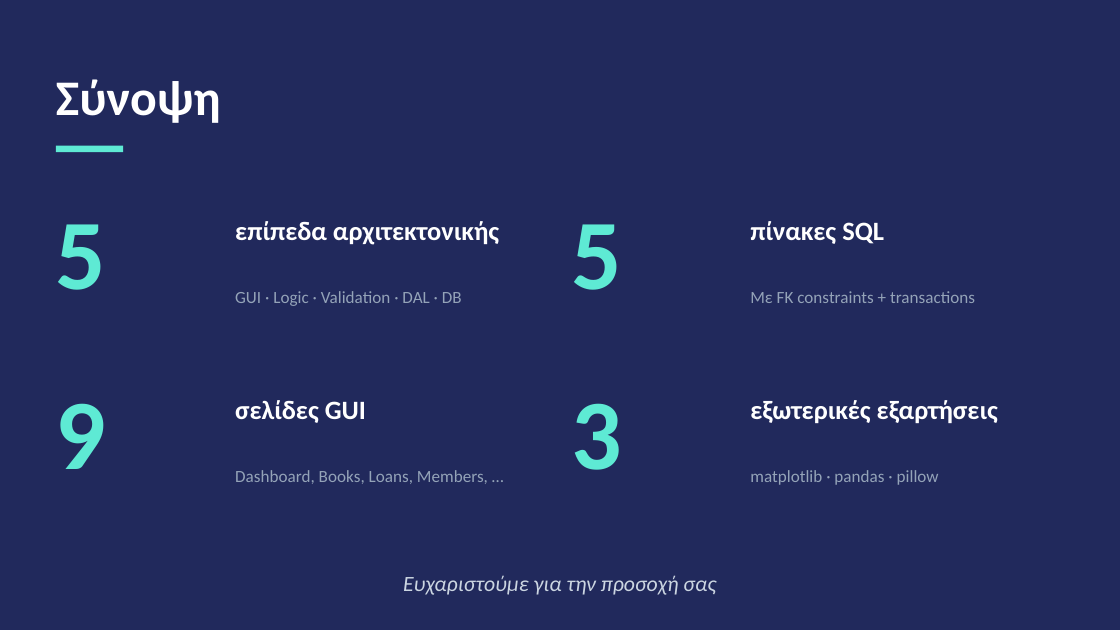
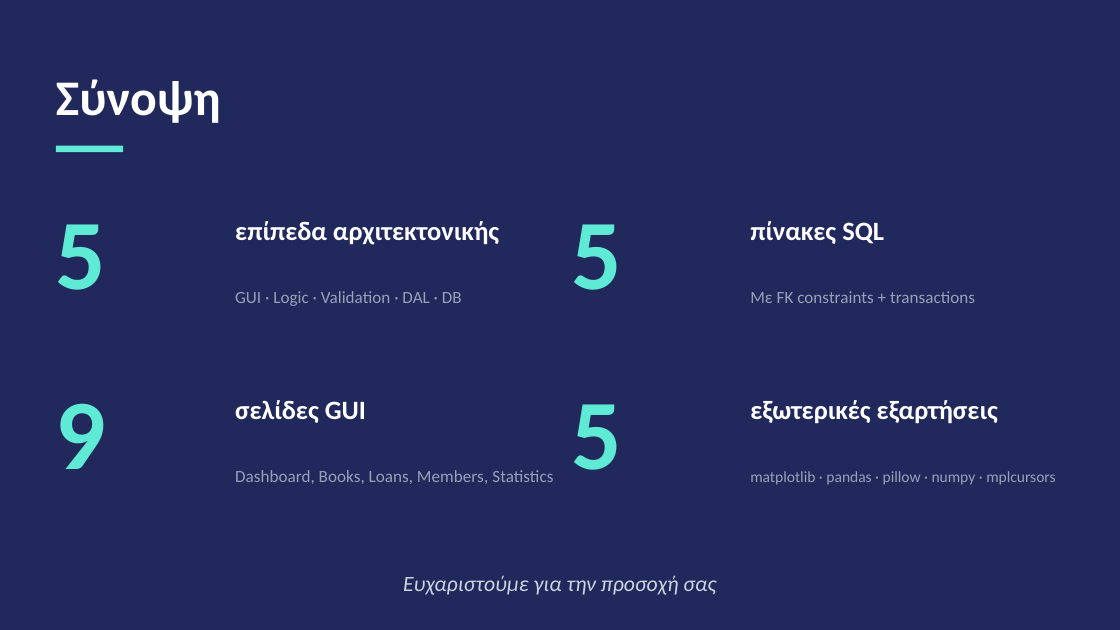
Before and after one commit to JohnNtirintis/EAP-Python-SQLLite-Demo, a slide deck: slide 19 of presentation/presentation.pptx. Drawn at 1120x630 pixels with LibreOffice and Linux fonts; fonts in the diff are those of the drawing. Boxes give left, top, right and bottom in pixels: in the first picture for what was removed or moved away, otherwise in the second. Text is boxed around its words. In the diff, an @@ line names an element or a change of style, - is before the commit and + after.

```diff
--- a/presentation/presentation.pptx
+++ b/presentation/presentation.pptx
@@ text at (x1=571, y1=404, x2=621, y2=470): text changed @@
-3
+5
@@ text at (x1=235, y1=470, x2=553, y2=484): text changed @@
-Dashboard, Books, Loans, Members, …
+Dashboard, Books, Loans, Members, Statistics
@@ text at (x1=750, y1=471, x2=1055, y2=485): text changed; size 11 to 10 pt @@
-matplotlib · pandas · pillow
+matplotlib · pandas · pillow · numpy · mplcursors
```
Also in this commit, not shown: 8 other slides changed, 2 other files.
